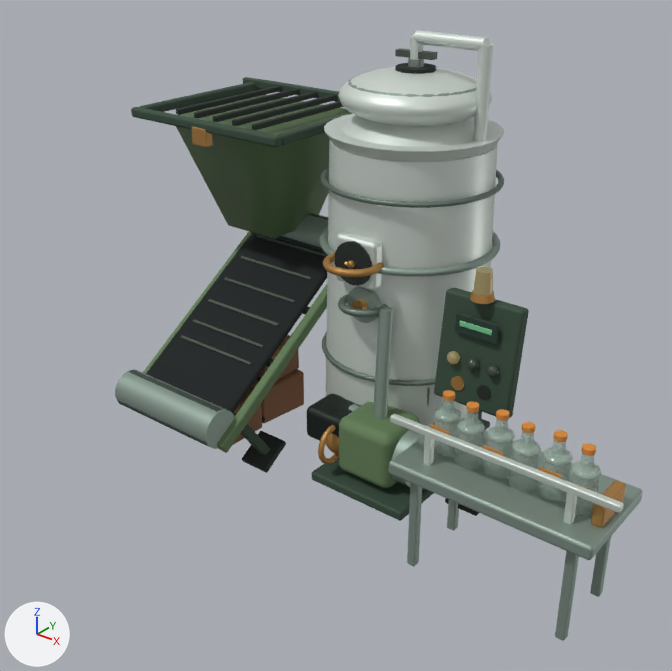
What one commit did to the glTF model examples/harvest-frontier/runtime-animated/processing.line.repaired.m1.glb.
Camera for both pictures: a 50 mm lens placed at (5.35, -8.51, 6.67), pointed at (-0.57, -1.12, 2.09). Lighting does not change. The marker at lower left points along +X, +Y and +Z. The picture after the commit comes second. Where no turn or scale is listed for an object, it has been applied to the vertices. Vertices at exactly the same position are counted once.

Names of what the first picture shows: 'body_coated', 'body_glass-0-540-0-320', 'body_matte', 'body_metal', 'body_rubber', 'conveyorRollerA_metal', 'conveyorRollerB_metal' and 12 more.
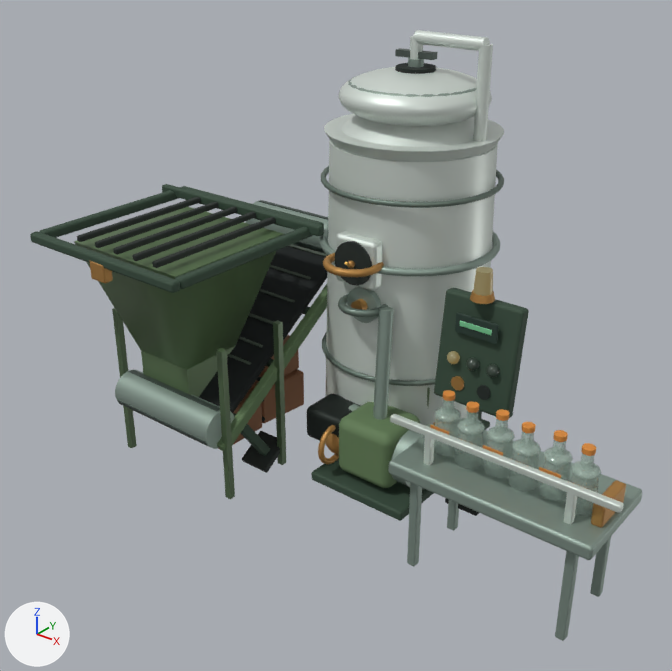
Where the newer file only moved an object's origin or applied its transform, the numbers keep the older frame.

Where the change shows, as pixel boxes (x1, y1, x2, y2) in the pictures (672 x 671 px; the box of a moved part takes in the faces that stretch with it):
'body_coated', reshaped (31% wider, 19% taller): before (176, 30, 504, 425); after (74, 30, 504, 499)
'body_matte', reshaped (22% wider, 24% shorter): before (131, 77, 596, 521); after (30, 184, 596, 521)
'body_metal', reshaped (23% wider): before (192, 77, 642, 641); after (90, 77, 642, 641)
part 1 of me_mesh_14, added (green): after (112, 308, 137, 448)
part 2 of me_mesh_14, added (green): after (216, 348, 235, 499)
part 3 of me_mesh_14, added (green): after (273, 320, 286, 465)
part 4 of me_mesh_14, added (green): after (74, 207, 283, 397)
part 5 of me_mesh_14, deleted: before (176, 95, 351, 239)
part 6 of me_mesh_15, moved or reshaped: before (192, 127, 213, 147); after (90, 261, 113, 283)
part 7 of me_mesh_17, moved or reshaped (mostly hidden before): before (268, 80, 338, 92); after (180, 186, 324, 227)
part 8 of me_mesh_17, moved or reshaped: before (131, 107, 282, 147); after (30, 231, 180, 293)
part 9 of me_mesh_17, moved or reshaped: before (140, 82, 261, 112); after (39, 190, 179, 238)
part 10 of me_mesh_17, moved or reshaped: before (277, 113, 353, 145); after (175, 227, 313, 289)
part 11 of me_mesh_17, moved or reshaped: before (176, 85, 282, 115); after (77, 197, 201, 242)
part 12 of me_mesh_17, moved or reshaped: before (194, 88, 299, 118); after (95, 202, 219, 248)
part 13 of me_mesh_17, moved or reshaped: before (213, 91, 318, 122); after (113, 207, 237, 255)
part 14 of me_mesh_17, moved or reshaped: before (232, 94, 337, 126); after (133, 212, 256, 261)
part 15 of me_mesh_17, moved or reshaped: before (252, 101, 344, 130); after (152, 217, 276, 268)
part 16 of me_mesh_17, moved or reshaped: before (243, 77, 340, 102); after (162, 184, 324, 236)

The change, as a list of edits to the scene's bpy script:
```text
Change me_mesh_14:
    used by ob_body_coated; location = (-1.5, 0.12, 2.72)
    remove me_mesh_14.from_pydata(...)  # 722 vertices, 1416 faces; spans x -2.05..2.05, y -1.0..1.0, z -2.54..2.54
    add me_mesh_14.from_pydata(...)  # 758 vertices, 1472 faces; spans x -1.91..2.05, y -2.55..1.0, z -2.72..2.54
    me_mesh_14 part 1: a new loose piece, a box spanning x -1.8..-1.72, y -2.202..-2.122, z -2.723..-0.736, in mat_processing_line_fixed_palette_coated
    me_mesh_14 part 2: a new loose piece, a box spanning x 0.0..0.08, y -2.202..-2.122, z -2.723..-0.736, in mat_processing_line_fixed_palette_coated
    me_mesh_14 part 3: a new loose piece, a box spanning x 0.0..0.08, y -1.262..-1.182, z -2.723..-0.736, in mat_processing_line_fixed_palette_coated
    me_mesh_14 part 4: a new loose piece of 14 vertices spanning x -1.91..-0.18, y -2.55..-0.83, z -1.82..0.21, in mat_processing_line_fixed_palette_coated
    me_mesh_14 part 5: the loose piece of 10 vertices spanning x -2.05..-0.33, y -0.8..0.92, z -0.12..1.33 is deleted
    other edits to the shape of me_mesh_14 do not show in these pictures
Change me_mesh_15:
    used by ob_body_metal; location = (0.14, -0.36, 2.38)
    remove me_mesh_15.from_pydata(...)  # 5293 vertices, 10480 faces; spans x -2.96..2.96, y -1.54..1.54, z -2.36..2.36
    add me_mesh_15.from_pydata(...)  # 5293 vertices, 10480 faces; spans x -2.81..2.96, y -2.44..1.53, z -2.36..2.36
    me_mesh_15 part 6: the loose piece of 276 vertices spanning x -2.96..-2.72, y -0.69..-0.56, z 1.51..1.73 is moved by (0.15, -1.75, -1.12)
Change me_mesh_17:
    used by ob_body_matte; location = (-0.65, -0.37, 2.11)
    remove me_mesh_17.from_pydata(...)  # 11624 vertices, 23052 faces; spans x -3.39..3.39, y -1.76..1.76, z -2.11..2.11
    add me_mesh_17.from_pydata(...)  # 11624 vertices, 23052 faces; spans x -3.24..3.39, y -2.41..1.23, z -2.11..0.99
    me_mesh_17 part 7: the loose piece of 266 vertices spanning x -3.25..-0.83, y 1.64..1.76, z 1.95..2.07 is moved by (0.15, -1.75, -1.12)
    me_mesh_17 part 8: the loose piece of 266 vertices spanning x -3.25..-0.83, y -0.66..-0.54, z 1.95..2.07 is moved by (0.15, -1.75, -1.12)
    me_mesh_17 part 9: the loose piece of 266 vertices spanning x -3.25..-3.13, y -0.54..1.63, z 1.95..2.07 is moved by (0.15, -1.75, -1.12)
    me_mesh_17 part 10: the loose piece of 266 vertices spanning x -0.95..-0.83, y -0.54..1.63, z 1.95..2.07 is moved by (0.15, -1.75, -1.12)
    me_mesh_17 part 11: the loose piece of 266 vertices spanning x -2.71..-2.64, y -0.4..1.5, z 2.01..2.09 is moved by (0.15, -1.75, -1.12)
    me_mesh_17 part 12: the loose piece of 266 vertices spanning x -2.39..-2.32, y -0.4..1.5, z 2.01..2.09 is moved by (0.15, -1.75, -1.12)
    me_mesh_17 part 13: the loose piece of 266 vertices spanning x -2.07..-2.0, y -0.4..1.5, z 2.01..2.09 is moved by (0.15, -1.75, -1.12)
    me_mesh_17 part 14: the loose piece of 266 vertices spanning x -1.75..-1.68, y -0.4..1.5, z 2.01..2.09 is moved by (0.15, -1.75, -1.12)
    me_mesh_17 part 15: the loose piece of 266 vertices spanning x -1.43..-1.36, y -0.4..1.5, z 2.01..2.09 is moved by (0.15, -1.75, -1.12)
    me_mesh_17 part 16: the loose piece of 266 vertices spanning x -3.39..-0.69, y 1.48..1.58, z 1.99..2.11 is moved by (0.15, -1.75, -1.12)
```
